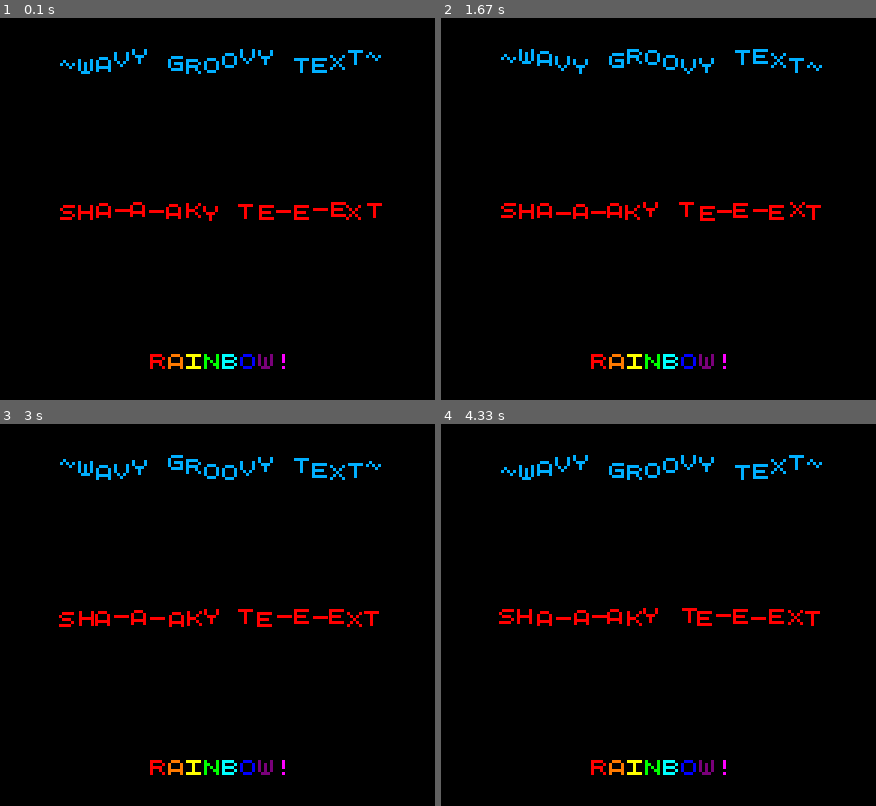
Above: before the commit, frames 1-4 (two rows, left to right).
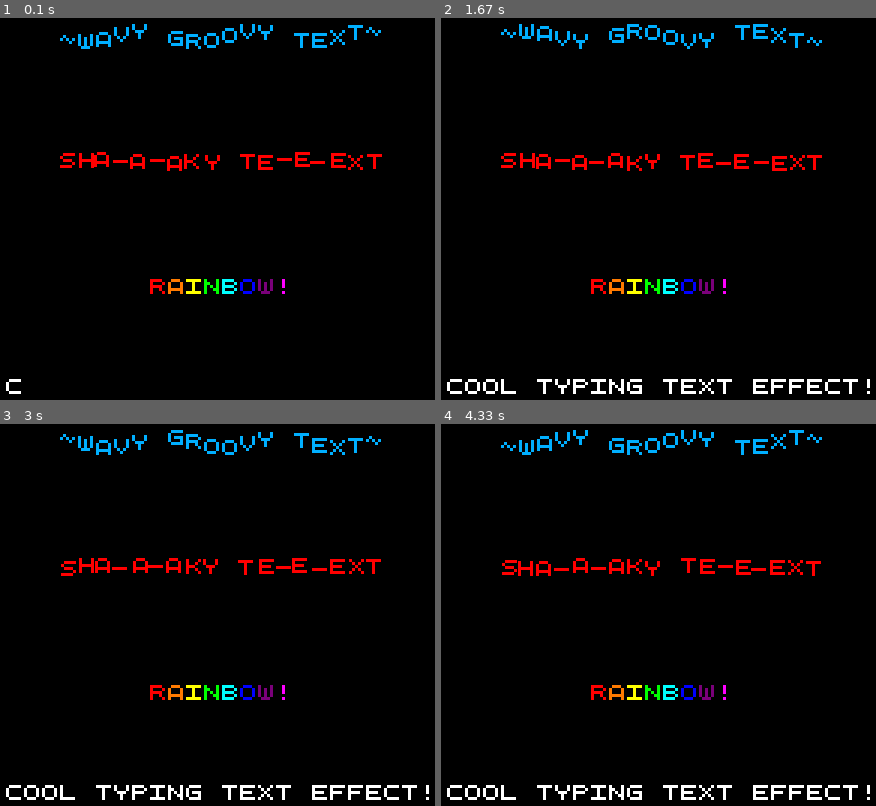
Above: after the commit, the same moments.

Repository: ivan-resetnikov/pygame-rpg-text
Game: pygame game, started from test.py
Same seed, same stepped clock (60 frames per second), same inputs: the game is played once before the commit and once after it.
Inputs:
- Up to frame 1 (0.1 s): no input
- Up to frame 2 (1.67 s): no input
- Up to frame 3 (3 s): no input
- Up to frame 4 (4.33 s): no input

The runs differ from the first frame. In frame 1, 5.0% of the frame differs, in the area x 1-88%, y 1-99%; in frame 2, 6.2%, in the area x 1-99%, y 1-99%; in frame 3, 6.2%; in frame 4, 6.2%.

Commit message:
added typing effect adn updated version to 0.1.2

Diff:
--- a/RPGtext/__init__.py
+++ b/RPGtext/__init__.py
@@ -93,7 +93,7 @@
 		to list of objects of class _Letter
 	'''
 
-	def __init__ (self, text: str, fontPath: str, fontSize: int, letterSpacing: int, isFontAA: bool) :
+	def __init__ (self, text: str, fontPath: str, fontSize: int, letterSpacing: int, isFontAA: bool, typeSpeed: float = 0) :
 		self.font    = pg.font.Font(fontPath, fontSize)
 
 		self.isFontAA = isFontAA
@@ -102,6 +102,13 @@
 
 		self.letters = self._loadText(text)
 
+		self.typeSpeed = typeSpeed
+
+		if typeSpeed == 0 :
+			self.cursorPos = len(self.letters)
+		else :
+			self.cursorPos = 0
+
 
 	def render (self, frame: pg.Surface, pos: list[float], centered: bool) -> None :
 		offset = [0, 0]
@@ -110,7 +117,9 @@
 			offset[0] = -self.textSize[0] * 0.5
 			offset[1] = -self.textSize[1] * 0.5
 
-		[letter.render(frame, [pos[0] + offset[0], pos[1] + offset[1]]) for letter in self.letters]
+		[letter.render(frame, [pos[0] + offset[0], pos[1] + offset[1]]) for letter in self.letters[:round(self.cursorPos):]]
+
+		if self.cursorPos < len(self.letters) : self.cursorPos += self.typeSpeed
 
 
 	def _loadText (self, text) -> list :
--- a/setup.py
+++ b/setup.py
@@ -1,7 +1,7 @@
 from setuptools import setup, find_packages
 
-VERSION = '0.1.1'
-DESCRIPTION = ''
+VERSION = '0.1.2'
+DESCRIPTION = 'Library to easily generate text with all kinds of different effects'
 
 
 setup(
@@ -11,7 +11,7 @@
 	author_email="ivan.resetnikov.alpha@gmail.com",
 	description=DESCRIPTION,
 	packages=find_packages(),
-	install_requires=['pygame'],
+	install_requires=['pygame-ce'],
 	keywords=['python', 'pygame', 'text', 'rpg', 'font', 'text effects'],
 	classifiers=[
 		"Development Status :: 5 - Production/Stable",
--- a/test.py
+++ b/test.py
@@ -18,6 +18,10 @@
 	r'<"font": {"color": [255, 0, 0]}>R<"font": {"color": [255, 122, 0]}>A<"font": {"color": [255, 255, 0]}>I<"font": {"color": [0, 255, 0]}>N<"font": {"color": [0, 255, 255]}>B<"font": {"color": [0, 0, 255]}>O<"font": {"color": [122, 0, 122]}>W<"font": {"color": [255, 0, 255]}>!',
 	'pixel.ttf', 15, 3, False)
 
+text3 = RPGtext.Text(
+	r'Cool typing text effect!',
+	'pixel.ttf', 15, 3, False, 0.25)
+
 
 
 running = 1
@@ -26,9 +30,10 @@
 		if event.type == pg.QUIT :
 			running = 0
 
-	text0.render(window, (250, 100), True)
-	text1.render(window, (250, 250), True)
-	text2.render(window, (250, 400), True)
+	text0.render(window, (250, 75), True)
+	text1.render(window, (250, 200), True)
+	text2.render(window, (250, 325), True)
+	text3.render(window, (250, 425), True)
 
 
 	pg.display.flip()
